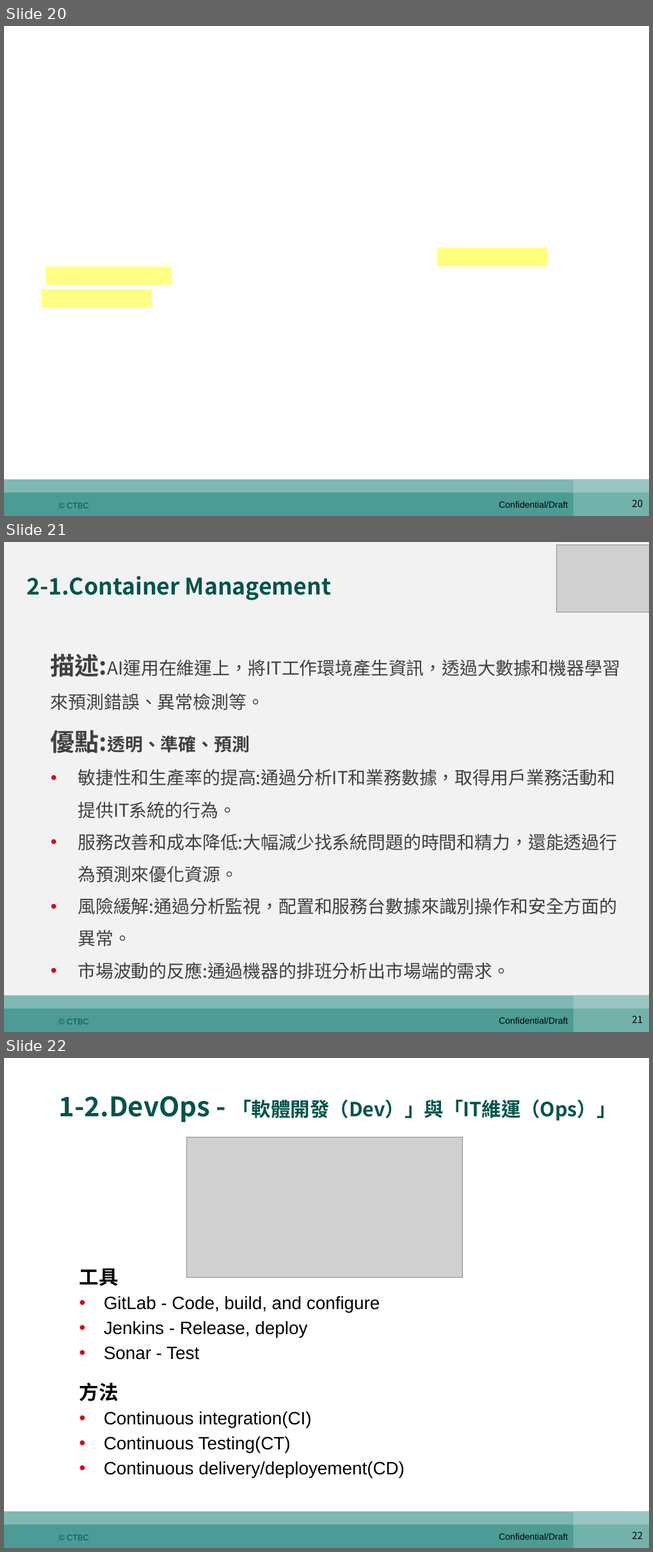
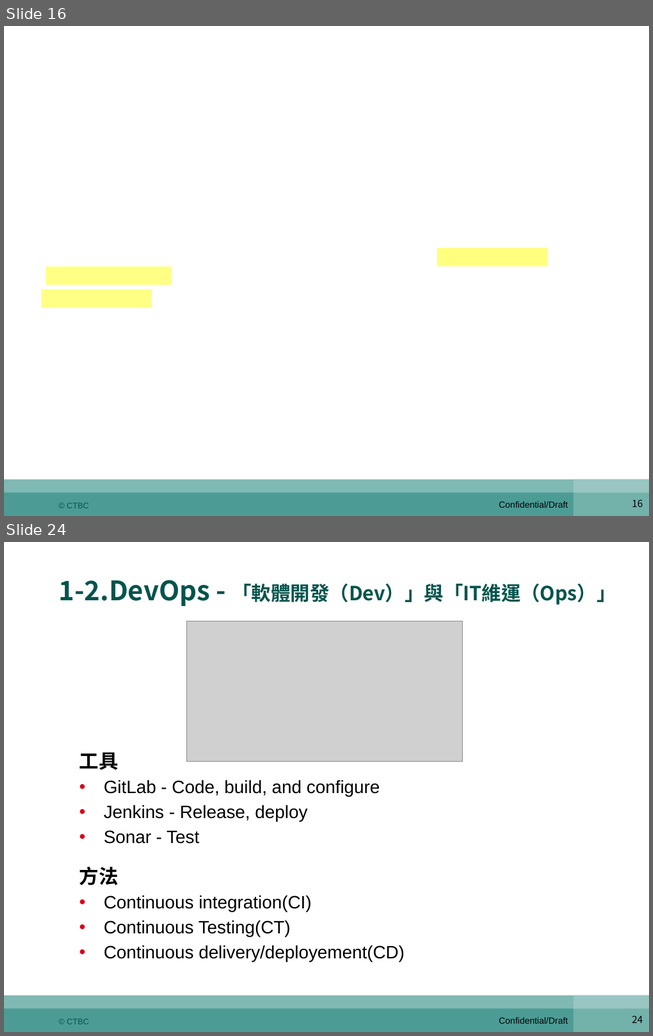
Before and after one commit to shaven105/duh, a slide deck: newest.pptx. Shown one above the other, each under a label of ours: slides 20, 21 and 22 before the commit, slides 16 and 24 after it; the slides between them are not shown. The pictures are 653x1552 and 653x1036 pixels, drawn with LibreOffice and Linux fonts; fonts in the diff are those of the drawing; grey boxes stand for pictures; background and template pictures are left out. Boxes give left, top, right and bottom in pixels: in the first picture for what was removed or moved away, otherwise in the second. Text is boxed around its words. In the diff, an @@ line names an element or a change of style, - is before the commit and + after.

```diff
--- a/newest.pptx
+++ b/newest.pptx
@@ slide 21 removed at (x1=4, y1=542, x2=649, y2=1032), background #F2F2F2; not listed: 7 template elements that a slide beside it also shows @@
@@ picture removed at (x1=557, y1=545, x2=649, y2=612) @@
@@ text removed at (x1=26, y1=576, x2=331, y2=600) @@
-2-1.Container Management
@@ text removed at (x1=51, y1=653, x2=620, y2=979) @@
-描述:AI運用在維運上，將IT工作環境產生資訊，透過大數據和機器學習來預測錯誤、異常檢測等。
-優點:透明、準確、預測
-• 敏捷性和生產率的提高:通過分析IT和業務數據，取得用戶業務活動和提供IT系統的行為。
-• 服務改善和成本降低:大幅減少找系統問題的時間和精力，還能透過行為預測來優化資源。
-• 風險緩解:通過分析監視，配置和服務台數據來識別操作和安全方面的異常。
-• 市場波動的反應:通過機器的排班分析出市場端的需求。
@@ what was slide 20 is now slide 16 @@
@@ page number at (x1=632, y1=499, x2=643, y2=507): text changed @@
-20
+16
@@ what was slide 22 is now slide 24 @@
@@ page number at (x1=632, y1=1015, x2=643, y2=1023): text changed @@
-22
+24
```
Also in this commit, not shown: 1 slide changed, 1 slide added, 4 other slides removed.
